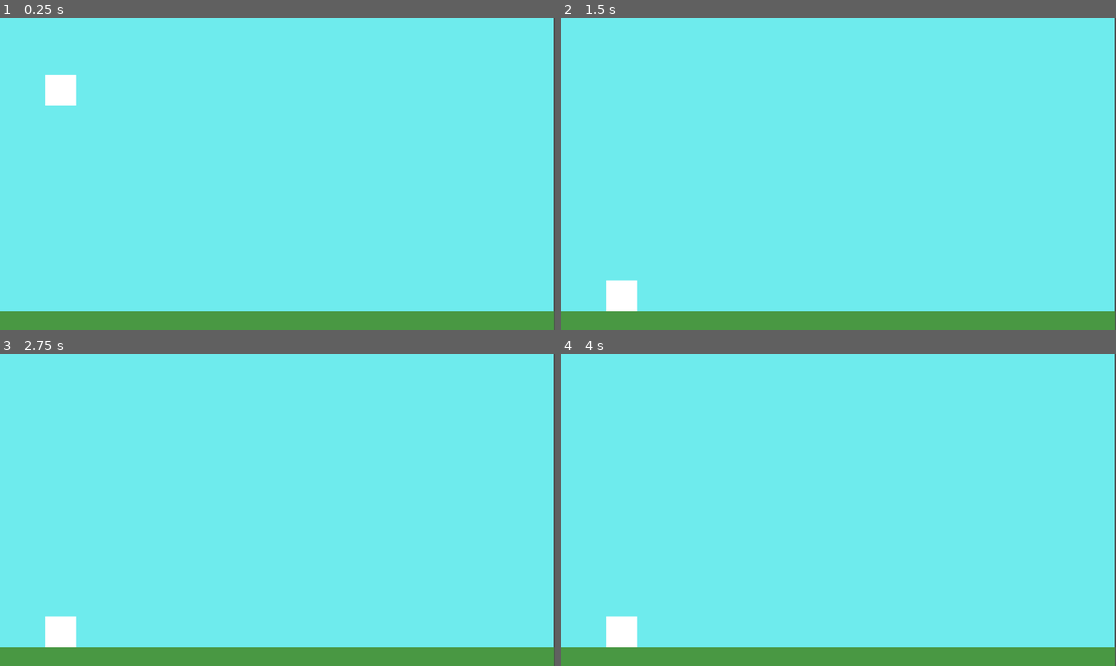
Above: before the commit, frames 1-4 (two rows, left to right).
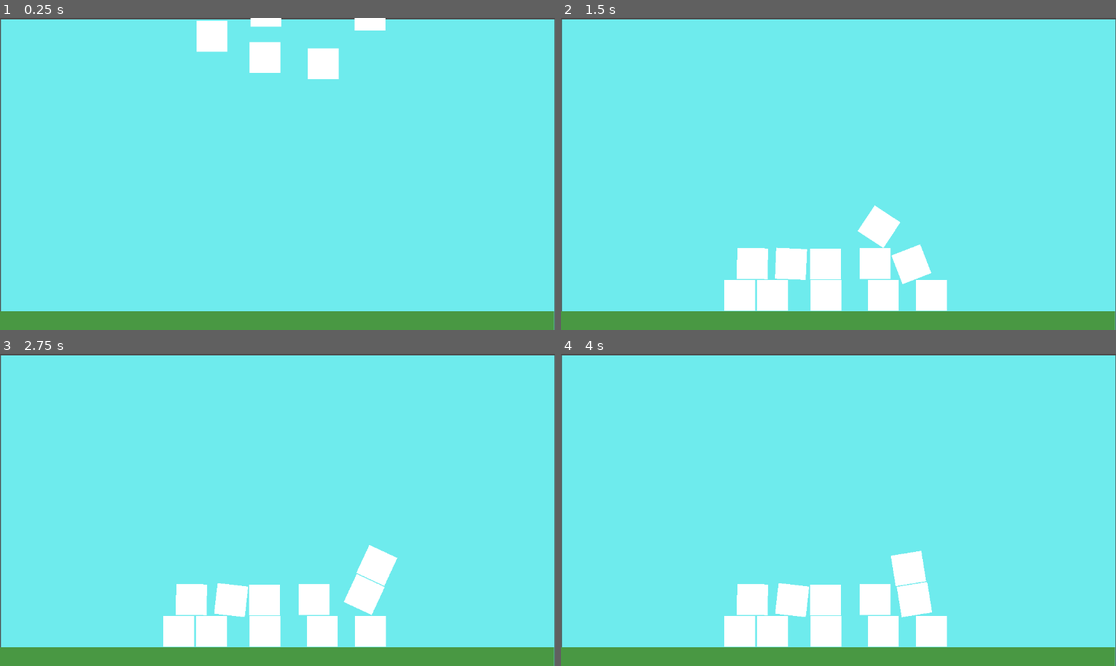
Above: after the commit, the same moments.

Repository: Alice-Amorim/trilha-godot
Game: Godot game, scene res://node_2d.tscn
Same seed, same stepped clock (60 frames per second), same inputs: the game is played once before the commit and once after it.
Inputs:
- Up to frame 1 (0.25 s): no input
- Up to frame 2 (1.5 s): no input
- Up to frame 3 (2.75 s): no input
- Up to frame 4 (4 s): tap Enter at 2.75 s

The runs differ from the first frame. In frame 1, 3.5% of the frame differs, in the area x 0-100%, y 0-100%; in frame 2, 7.7%; in frame 3, 7.7%; in frame 4, 7.7%.

Commit message:
estrutura_fisica

Diff:
--- a/projeto-2/node_2d.tscn
+++ b/projeto-2/node_2d.tscn
@@ -1,7 +1,7 @@
 [gd_scene load_steps=3 format=3 uid="uid://caxy8whsb71ji"]
 
 [sub_resource type="RectangleShape2D" id="RectangleShape2D_y32ns"]
-size = Vector2(64, 64)
+size = Vector2(66, 66)
 
 [sub_resource type="RectangleShape2D" id="RectangleShape2D_wtcfe"]
 size = Vector2(1152, 40)
@@ -9,14 +9,17 @@
 [node name="Node2D" type="Node2D"]
 
 [node name="ColorRect" type="ColorRect" parent="."]
-offset_right = 1149.0
-offset_bottom = 648.0
+offset_left = 2.0
+offset_top = 3.0
+offset_right = 1151.0
+offset_bottom = 651.0
 color = Color(0.431373, 0.921569, 0.929412, 1)
 
 [node name="RigidBody2D" type="RigidBody2D" parent="."]
+position = Vector2(121, 13)
 
 [node name="CollisionShape2D" type="CollisionShape2D" parent="RigidBody2D"]
-position = Vector2(126.5, 121.5)
+position = Vector2(550, 54)
 shape = SubResource("RectangleShape2D_y32ns")
 
 [node name="ColorRect" type="ColorRect" parent="RigidBody2D/CollisionShape2D"]
@@ -24,6 +27,146 @@
 offset_top = -32.0
 offset_right = 32.0
 offset_bottom = 32.0
+metadata/_edit_use_anchors_ = true
+
+[node name="RigidBody2D3" type="RigidBody2D" parent="."]
+position = Vector2(102, -142)
+
+[node name="CollisionShape2D" type="CollisionShape2D" parent="RigidBody2D3"]
+position = Vector2(550, 54)
+shape = SubResource("RectangleShape2D_y32ns")
+
+[node name="ColorRect" type="ColorRect" parent="RigidBody2D3/CollisionShape2D"]
+offset_left = -32.0
+offset_top = -32.0
+offset_right = 32.0
+offset_bottom = 32.0
+metadata/_edit_use_anchors_ = true
+
+[node name="RigidBody2D4" type="RigidBody2D" parent="."]
+position = Vector2(-69, -182)
+
+[node name="CollisionShape2D" type="CollisionShape2D" parent="RigidBody2D4"]
+position = Vector2(550, 54)
+shape = SubResource("RectangleShape2D_y32ns")
+
+[node name="ColorRect" type="ColorRect" parent="RigidBody2D4/CollisionShape2D"]
+offset_left = -32.0
+offset_top = -32.0
+offset_right = 32.0
+offset_bottom = 32.0
+metadata/_edit_use_anchors_ = true
+
+[node name="RigidBody2D5" type="RigidBody2D" parent="."]
+position = Vector2(2, -96)
+
+[node name="CollisionShape2D" type="CollisionShape2D" parent="RigidBody2D5"]
+position = Vector2(550, 54)
+shape = SubResource("RectangleShape2D_y32ns")
+
+[node name="ColorRect" type="ColorRect" parent="RigidBody2D5/CollisionShape2D"]
+offset_left = -32.0
+offset_top = -32.0
+offset_right = 32.0
+offset_bottom = 32.0
+metadata/_edit_use_anchors_ = true
+
+[node name="RigidBody2D6" type="RigidBody2D" parent="."]
+position = Vector2(218, -88)
+
+[node name="CollisionShape2D" type="CollisionShape2D" parent="RigidBody2D6"]
+position = Vector2(550, 54)
+shape = SubResource("RectangleShape2D_y32ns")
+
+[node name="ColorRect" type="ColorRect" parent="RigidBody2D6/CollisionShape2D"]
+offset_left = -32.0
+offset_top = -32.0
+offset_right = 32.0
+offset_bottom = 32.0
+metadata/_edit_use_anchors_ = true
+
+[node name="RigidBody2D7" type="RigidBody2D" parent="."]
+position = Vector2(178, -233)
+
+[node name="CollisionShape2D" type="CollisionShape2D" parent="RigidBody2D7"]
+position = Vector2(550, 54)
+shape = SubResource("RectangleShape2D_y32ns")
+
+[node name="ColorRect" type="ColorRect" parent="RigidBody2D7/CollisionShape2D"]
+offset_left = -32.0
+offset_top = -32.0
+offset_right = 32.0
+offset_bottom = 32.0
+metadata/_edit_use_anchors_ = true
+
+[node name="RigidBody2D8" type="RigidBody2D" parent="."]
+position = Vector2(22, -288)
+
+[node name="CollisionShape2D" type="CollisionShape2D" parent="RigidBody2D8"]
+position = Vector2(550, 54)
+shape = SubResource("RectangleShape2D_y32ns")
+
+[node name="ColorRect" type="ColorRect" parent="RigidBody2D8/CollisionShape2D"]
+offset_left = -32.0
+offset_top = -32.0
+offset_right = 32.0
+offset_bottom = 32.0
+metadata/_edit_use_anchors_ = true
+
+[node name="RigidBody2D9" type="RigidBody2D" parent="."]
+position = Vector2(-154, -288)
+
+[node name="CollisionShape2D" type="CollisionShape2D" parent="RigidBody2D9"]
+position = Vector2(550, 54)
+shape = SubResource("RectangleShape2D_y32ns")
+
+[node name="ColorRect" type="ColorRect" parent="RigidBody2D9/CollisionShape2D"]
+offset_left = -32.0
+offset_top = -32.0
+offset_right = 32.0
+offset_bottom = 32.0
+metadata/_edit_use_anchors_ = true
+
+[node name="RigidBody2D10" type="RigidBody2D" parent="."]
+position = Vector2(-180, -160)
+
+[node name="CollisionShape2D" type="CollisionShape2D" parent="RigidBody2D10"]
+position = Vector2(550, 54)
+shape = SubResource("RectangleShape2D_y32ns")
+
+[node name="ColorRect" type="ColorRect" parent="RigidBody2D10/CollisionShape2D"]
+offset_left = -32.0
+offset_top = -32.0
+offset_right = 32.0
+offset_bottom = 32.0
+metadata/_edit_use_anchors_ = true
+
+[node name="RigidBody2D11" type="RigidBody2D" parent="."]
+position = Vector2(-110, -44)
+
+[node name="CollisionShape2D" type="CollisionShape2D" parent="RigidBody2D11"]
+position = Vector2(550, 54)
+shape = SubResource("RectangleShape2D_y32ns")
+
+[node name="ColorRect" type="ColorRect" parent="RigidBody2D11/CollisionShape2D"]
+offset_left = -32.0
+offset_top = -32.0
+offset_right = 32.0
+offset_bottom = 32.0
+metadata/_edit_use_anchors_ = true
+
+[node name="RigidBody2D2" type="RigidBody2D" parent="."]
+
+[node name="CollisionShape2D" type="CollisionShape2D" parent="RigidBody2D2"]
+position = Vector2(550, 54)
+shape = SubResource("RectangleShape2D_y32ns")
+
+[node name="ColorRect" type="ColorRect" parent="RigidBody2D2/CollisionShape2D"]
+offset_left = -32.0
+offset_top = -32.0
+offset_right = 32.0
+offset_bottom = 32.0
+metadata/_edit_use_anchors_ = true
 
 [node name="StaticBody2D" type="StaticBody2D" parent="."]
 
